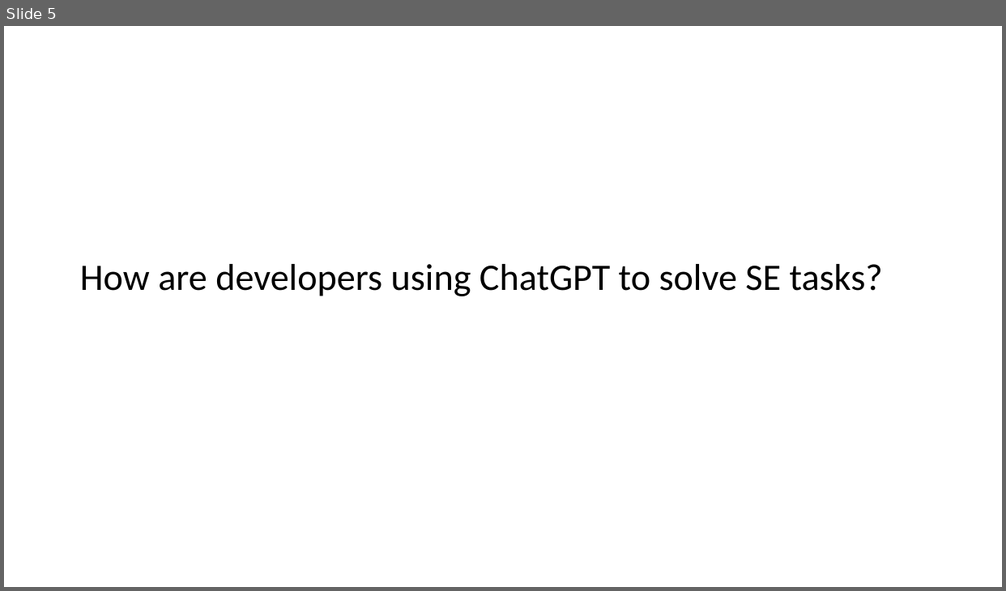
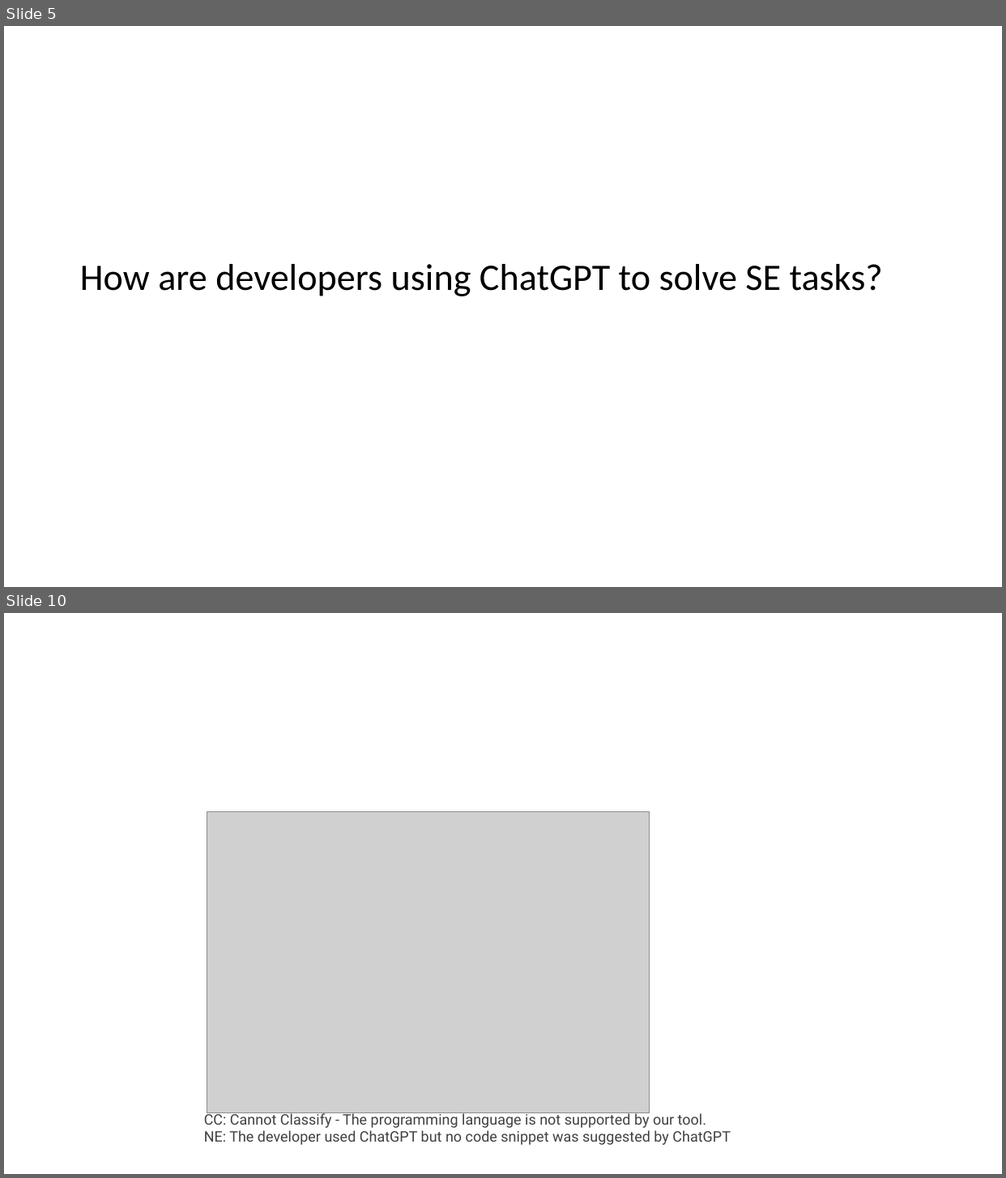
Before and after one commit to johnxu21/johnxu21.github.io, a slide deck: teaching/CS472/Timetable/LLM.pptx. Shown one above the other, each under a label of ours: slide 5 before the commit, slides 5 and 10 after it; the slides between them are not shown. The pictures are 1006x591 and 1006x1178 pixels, drawn with LibreOffice and Linux fonts; fonts in the diff are those of the drawing; grey boxes stand for pictures. Boxes give left, top, right and bottom in pixels: in the first picture for what was removed or moved away, otherwise in the second. Text is boxed around its words. In the diff, an @@ line names an element or a change of style, - is before the commit and + after.

```diff
--- a/teaching/CS472/Timetable/LLM.pptx
+++ b/teaching/CS472/Timetable/LLM.pptx
@@ slide 10 added at bbox=[4, 613, 1002, 1174], background #FFFFFF @@
@@ picture added at bbox=[206, 812, 650, 1114] @@
@@ text added at bbox=[204, 1111, 731, 1145], 14 pt, text #404040 @@
+CC: Cannot Classify - The programming language is not supported by our tool.
+NE: The developer used ChatGPT but no code snippet was suggested by ChatGPT
```
Also in this commit, not shown: 2 slides changed, 2 other slides added, 1 other file.
